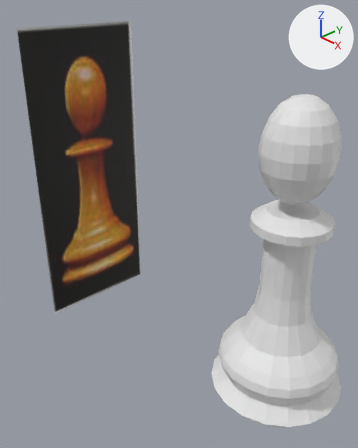
The Blender file pionek.blend, before and after one commit.
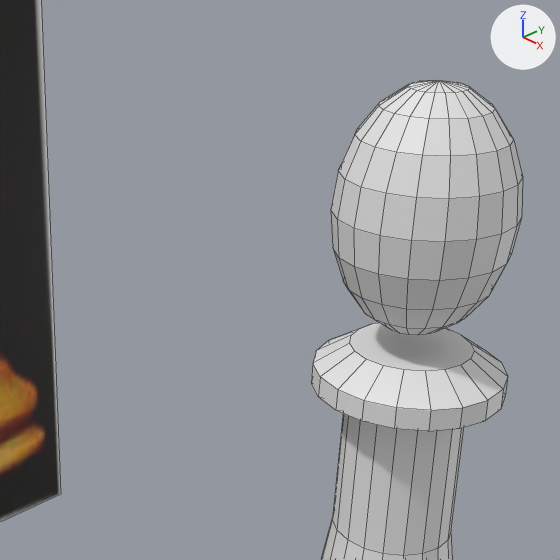
Each version is shown whole from a 50 mm lens placed at (0.0354, -0.0549, 0.0622), pointed at (-0.0211, -0.0017, 0.0244), then close up on the part from 32% to 100% of the width and 13% to 68% of the height. The lights are fixed; the arrows at upper right show +X, +Y and +Z. The close-ups show mesh edges as thin lines.

The first close-up shows 'Sphere', 'pionek_reference'.
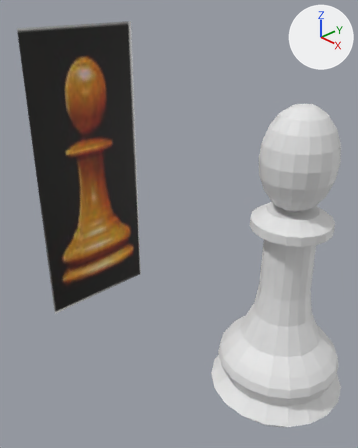
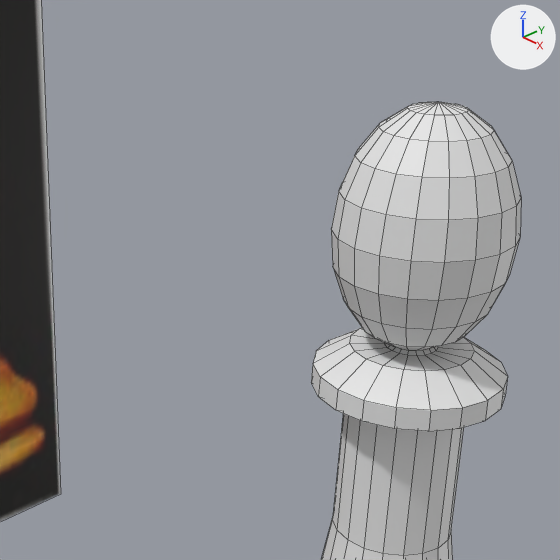
The change in detail:
me_sphere is used by ob_sphere; location (0.0, 0.0, 0.00628).
me_sphere had 438 vertices, 421 faces and spanned x -0.0106..0.0106, y -0.0101..0.0111, z -0.0052..0.0432.
me_sphere now has 476 vertices, 476 faces and spans x -0.0106..0.0106, y -0.0101..0.0111, z -0.0052..0.042.
Part 1, on me_sphere:
2 faces are deleted.
71 vertices in x -0.0051..0.0051, y -0.0052..0.0057, z 0.0313..0.0432 move by (0.0, 0.0002, -0.0012).
44 vertices in x -0.0052..0.0052, y -0.0049..0.006, z 0.0313..0.0428 move by (0.0, 0.0001, -0.0012).
26 vertices in x -0.0028..0.0028, y -0.0029..0.0036, z 0.0297..0.0418 move by (0.0, 0.0002, -0.0013).
12 vertices in x -0.0031..0.0031, y 0.0001..0.0035, z 0.0297..0.0418 move by (0.0, 0.0001, -0.0013).
19 vertices move from x -0.0016..0.0016, y -0.0014..0.0021, z 0.0286 to x -0.0013..0.0013, y -0.0009..0.0019, z 0.0274.
38 vertices are added at x -0.0037..0.0037, y -0.0033..0.0041, z 0.0272.
57 new faces join them.

Changed parts and their boxes [x1, y1, x2, y2] in the close-ups (560 x 560 px):
'Sphere', reshaped: before [311, 80, 523, 560]; after [311, 102, 521, 560]
part 1 of me_sphere, built on: before [331, 80, 523, 371]; after [331, 102, 521, 371]
